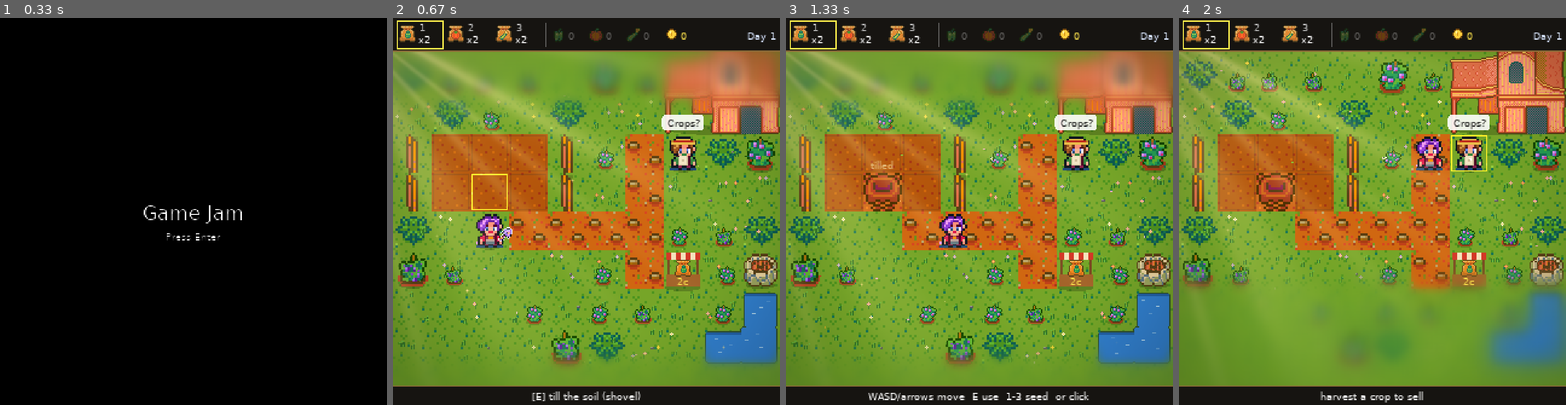
Above: before the commit, frames 1-4 (left to right).
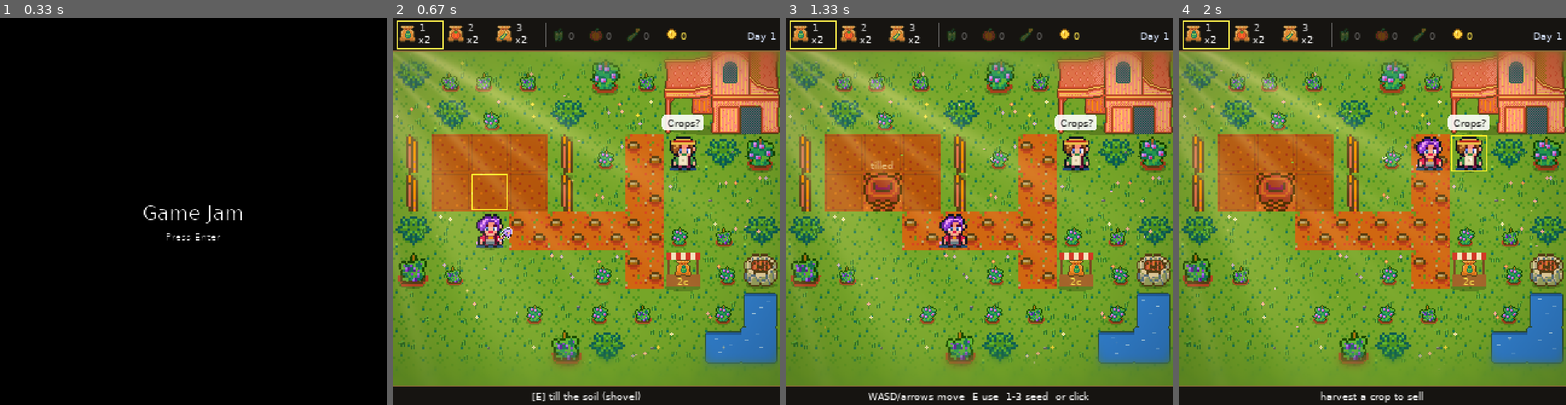
Above: after the commit, the same moments.

Repository: Chase-Shinkle/notHowItWorks
Game: LÖVE game, started from main.lua
Two runs of this game, one before a commit and one after it. Both use one fixed random seed, a clock stepped at 60 frames per second and the inputs below.
Inputs:
- Up to frame 1 (0.33 s): no input
- Up to frame 2 (0.67 s): tap Enter at 0.33 s
- Up to frame 3 (1.33 s): tap Enter at 0.67 s; hold Right from 1 s (still down)
- Up to frame 4 (2 s): release Right at 1.47 s; hold Up 1.5-1.8 s; hold Right from 1.83 s (still down)

Frame 1 is identical in both runs. In frame 2, 4.7% of the frame differs, in the area x 0-100%, y 8-26%; in frame 3, 4.7%; in frame 4, 7.5%, in the area x 0-100%, y 8-91%.

Commit message:
Farm: fixed screen-space tilt-shift (sharp middle, soft top/bottom), drop focusY
Full suite, package builds and unit run intentionally not run (interrupted); task 6.2 stays pending.

Co-Authored-By: Claude Sonnet 5.5 <noreply@anthropic.com>

Diff:
--- a/shaders/farm.glsl
+++ b/shaders/farm.glsl
@@ -1,9 +1,9 @@
 // Farm composite pass (src/FarmShader.lua). Inputs: the sharp 320x320 scene
 // (`tex`), two soft copies made by shaders/farm_blur.glsl at half and quarter
 // resolution, and a quarter-resolution bloom. In order:
-//   1. tilt-shift depth of field: a sharp band around the farmer (focusY),
-//      easing into the soft copies above and below it (background a little
-//      softer than the foreground);
+//   1. tilt-shift depth of field: FIXED on screen y (never follows the
+//      farmer): the middle of the play area is fully sharp, easing
+//      smoothly into the soft copies toward the top and bottom edges;
 //   2. restrained bloom from bright / strongly coloured areas;
 //   3. golden sun: warm multiply, a glow from the upper-left corner and
 //      diagonal shafts fanning out from it, drifting slowly;
@@ -28,9 +28,8 @@
 uniform float glimmerStrength;
 uniform float glimmerThreshold;
 uniform float tiltStrength;
-uniform float focusY;           // uv y of the farmer (centre of the sharp band)
-uniform float focusHalf;        // half height of the fully sharp band (uv)
-uniform float focusRamp;        // distance over which it softens fully (uv)
+uniform float focusHalf;        // half height of the fully sharp middle zone (uv)
+uniform float focusRamp;        // distance beyond it over which blur reaches its maximum (uv)
 uniform float saturation;       // 0 = unchanged
 uniform float vignette;
 uniform Image nearTex;          // half-res blur
@@ -50,11 +49,9 @@
     vec4 base = Texel(tex, uv);
     vec3 c = base.rgb;
 
-    // 1. tilt-shift: 0 inside the band, 1 far from it; above the band
-    // and below it soften over the ramp; the foreground a little sooner
-    float dy = uv.y - focusY;
-    float reach = dy < 0.0 ? focusRamp : focusRamp * 0.85;
-    float t = clamp((abs(dy) - focusHalf) / reach, 0.0, 1.0);
+    // 1. tilt-shift: depends only on screen y. 0 in the middle zone, rising
+    // with a smootherstep to tiltStrength at the top and bottom edges
+    float t = clamp((abs(uv.y - 0.5) - focusHalf) / focusRamp, 0.0, 1.0);
     float k = t * t * t * (t * (t * 6.0 - 15.0) + 10.0) * tiltStrength;   // smootherstep
     vec3 nearC = soft(nearTex, uv, texel * 2.0);
     vec3 farC = soft(farTex, uv, texel * 4.0);
--- a/src/FarmShader.lua
+++ b/src/FarmShader.lua
@@ -1,5 +1,5 @@
 -- The farm's look pipeline (shaders/farm.glsl + shaders/farm_blur.glsl):
--- tilt-shift depth of field around the farmer, restrained bloom, golden sun
+-- fixed screen-space tilt-shift depth of field (sharp middle, soft top and bottom), restrained bloom, golden sun
 -- glow and shafts, glimmer, saturation/vignette grade and the day-cycle
 -- tint. FarmState draws the scene into FarmShader.canvas (320x320) and calls
 -- FarmShader.present(uniforms), which draws it through the pipeline into
@@ -15,7 +15,7 @@
 --    the composite also upsamples them with a 4-tap bilinear kernel)
 --   nearTex   -> thresholded blur H 80 -> blur V 80 x2 (bloomTex)
 --   composite: scene + nearTex/farTex/bloomTex through farm.glsl.
--- Six 160/80 px passes plus one 320 px composite per frame.
+-- Ten 160/80 px passes plus one 320 px composite per frame.
 --
 -- Safe fallback: reading the sources, compiling both shaders and creating
 -- every canvas are each wrapped in pcall. On any failure (or with the
@@ -157,7 +157,7 @@
 end
 
 -- The uniform values for a frame. `opts.time` (s), `opts.tint` {r, g, b},
--- `opts.focusY` (uv y of the farmer); `opts.plain` zeroes the tint and every
+-- `opts.plain` zeroes the tint and every
 -- lighting, depth and grading effect (used during the break, so corruption
 -- and the fade stay crisp and fully visible).
 function FarmShader.uniforms(opts)
@@ -179,7 +179,6 @@
         glimmerStrength = plain and 0 or FARM_FX_GLIMMER,
         glimmerThreshold = FARM_FX_GLIMMER_THRESHOLD,
         tiltStrength = plain and 0 or FARM_FX_TILT,
-        focusY = opts.focusY or 0.5,
         focusHalf = FARM_FX_FOCUS_HALF,
         focusRamp = FARM_FX_FOCUS_RAMP,
         saturation = plain and 0 or FARM_FX_SATURATION,
--- a/src/constants.lua
+++ b/src/constants.lua
@@ -220,9 +220,9 @@
 FARM_FX_BLOOM_THRESHOLD = 0.66          -- brightness where bloom starts
 FARM_FX_GLIMMER = 0.4                   -- sparkle on very bright pixels (ripe crops, pond)
 FARM_FX_GLIMMER_THRESHOLD = 0.8         -- luminance where glimmer starts
-FARM_FX_TILT = 0.8                      -- tilt-shift depth of field (0 = all sharp)
-FARM_FX_FOCUS_HALF = 0.22               -- sharp band half height around the farmer (uv)
-FARM_FX_FOCUS_RAMP = 0.26               -- distance over which the band softens fully (uv)
+FARM_FX_TILT = 0.7                      -- blur at the very top/bottom edge (0 = all sharp)
+FARM_FX_FOCUS_HALF = 0.28               -- fully sharp middle zone, half height (uv): middle 56% of the screen
+FARM_FX_FOCUS_RAMP = 0.22               -- smootherstep ramp from the zone to the top/bottom edge (uv)
 FARM_FX_SATURATION = 0.22               -- saturation lift (0 = unchanged)
 FARM_FX_VIGNETTE = 0.22                 -- corner darkening
 
--- a/src/states/game/FarmState.lua
+++ b/src/states/game/FarmState.lua
@@ -1160,10 +1160,7 @@
         drawScene()
         love.graphics.pop()
         love.graphics.setCanvas(target)
-        local p = self.player
-        local focusY = ((p and p.drawY or VIRTUAL_HEIGHT / 2) + FARM_TILE * 0.6) / VIRTUAL_HEIGHT
-        FarmShader.present(FarmShader.uniforms({time = self.time, tint = self:dayTint(), plain = plain,
-            focusY = focusY}))
+        FarmShader.present(FarmShader.uniforms({time = self.time, tint = self:dayTint(), plain = plain}))
         return true
     end
     drawScene()
--- a/tests/farm_shots.lua
+++ b/tests/farm_shots.lua
@@ -177,11 +177,23 @@
 
 scene('focus', function()
     local farm = newFarm()
-    -- the sharp band follows the farmer: walk up next to the barn by real input
+    -- the tilt-shift is fixed on screen y: walk up next to the barn by real input; the blur must not move
     press('right'); wait(0.3); press('right'); wait(0.3); press('right'); wait(0.3)
     press('up'); wait(0.3); press('up'); wait(0.3); press('up'); wait(0.6)
-    shot('focus-follows-farmer', string.format('farmer walked by real arrow presses to (%d,%d): sharp band moved up to the barn row',
+    shot('tilt-fixed-after-walk', string.format('farmer walked by real arrow presses to (%d,%d): blur unchanged, still fixed to the screen',
         farm.player.col, farm.player.row), nil)
+end)
+
+scene('tiltshift', function()
+    local farm = newFarm()
+    -- setup: farmer placed directly (not walked) near the top and bottom of the field;
+    -- the fixed tilt-shift must look the same regardless of where the farmer stands
+    face(farm, 5, 2, 'down'); wait(0.6)
+    shot('tilt-player-top', 'farmer placed at tile (5,2), top of the field',
+        {0, 0, 320, 80, 2})
+    face(farm, 5, FARM_FIELD_BOTTOM, 'up'); wait(0.6)
+    shot('tilt-player-bottom', 'farmer placed at tile (5,' .. FARM_FIELD_BOTTOM .. '), bottom of the field',
+        {0, 240, 320, 80, 2})
 end)
 
 scene('soil', function()
--- a/tests/run.lua
+++ b/tests/run.lua
@@ -3315,6 +3315,8 @@
         if c.name == 'setCanvas' then for _, b in ipairs(FarmShader.buffers) do if c.args[1] == b then blurDraws = blurDraws + 1 end end end
     end
     eq(blurDraws, 10, 'ten blur steps')
+    eq(shader.sent.focusY, nil, 'tilt-shift is fixed to the screen: no focus-position uniform')
+    assert(shader.sent.focusHalf and shader.sent.focusRamp, 'fixed tilt-shift zone uniforms sent')
     -- uniforms come from the constants and the day tint
     local u = shader.sent
     eq(u.bloomStrength, FARM_FX_BLOOM); eq(u.sunStrength, FARM_FX_SUN); eq(u.shaftStrength, FARM_FX_SHAFT)
Not shown, changed: openspec/changes/farm-game-feel-polish-tilling-watering/design.md
Not shown, changed: openspec/changes/farm-game-feel-polish-tilling-watering/verification.md
